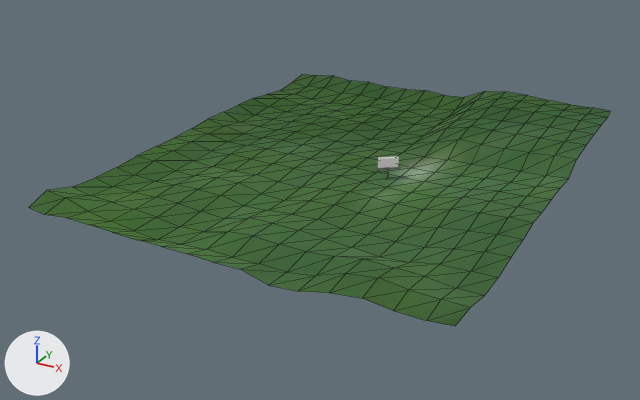
The glTF model assets/models/clear-skies.glb: old version first, new version second.
The view is the same before and after, from a 50 mm lens placed at (423.0, -849.0, 371.0), pointed at (-24.0, -36.0, -35.0). Lighting does not change. The marker at lower left points along +X, +Y and +Z. The first picture is the older version. Mesh edges are drawn as thin lines on the coarser meshes. Where no turn or scale is listed for an object, it has been applied to the vertices.
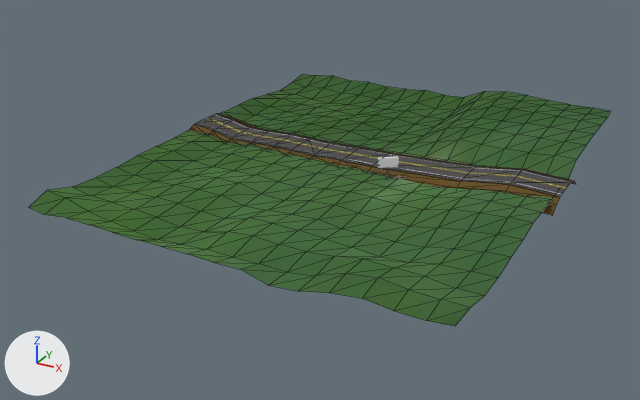
Commit message: assets: add road

The change, as a diff of the scene's bpy script:
```diff
--- a/assets/models/clear-skies.glb.py
+++ b/assets/models/clear-skies.glb.py
@@ img_road @@
+img_road = load_image('road', '_unpacked/road', 256, 256, 'sRGB')
@@ mat_material @@
+mat_material = principled_material('Material')
+mat_material.texture = img_road
+mat_material.roughness = 1.0
@@ me_plane_1 @@
+me_plane_1.from_pydata(...)  # 120 vertices, 198 faces; spans x -228.0..234.0, y -47.0..47.0, z -13.0..10.0
+me_plane_1.materials.append(mat_material)  # picture img_road
@@ ob_road @@
+ob_road = bpy.data.objects.new('Road', me_plane_1)
+ob_road.location = (0.0, 31.0, 0.0)
```

Boxes [x1, y1, x2, y2] around the edits, measured in the pictures (640 x 400 px):
'Road', added
    after: [189, 114, 576, 215]
